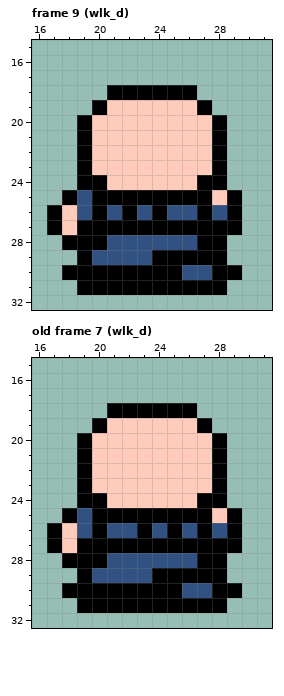
Two states of a pixel-art file, Entities/Skeleton/skeleton.aseprite. The picture above is the old version.
48x48 pixels, 13 frames. Shown: frame 9 (wlk_d): x 16..31, y 15..32; old frame 7 (wlk_d): x 16..31, y 15..32. The commit also changed other frames, which this record leaves out.
New version:
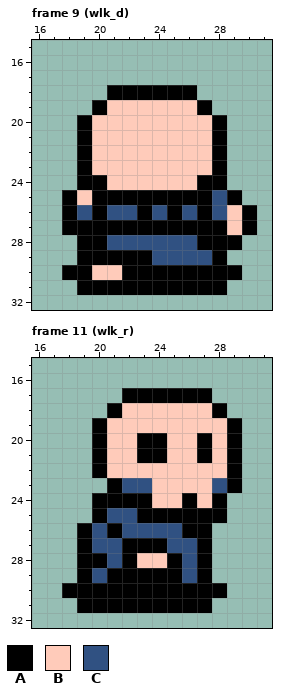
Palette (. is transparent): A #000000  B #ffcbba  C #305182
A new or re-ordered frame is compared with the old frame closest to it.
The exact change:
frames 13 -> 21
Frame 9 (wlk_d):
y 25: x 19 C -> B; x 28 B -> C
y 26: x 17..18 AB -> .A; x 22..25 ACAC -> CACA; x 29..30 A. -> BA
y 27: x 17..18 AB -> .A; x 29..30 A. -> BA
y 28: x 18 A -> .; x 29 . -> A
y 29: x 20..27 CCCCAAAA -> AAAACCCC
y 30: x 20..21 AA -> BB; x 26..27 CC -> AA
Frame 11 (wlk_r) is new; against old frame 7 (wlk_d):
y 17: x 22..27 ...... -> AAAAAA
y 18: x 22..28 AAAAA.. -> BBBBBBA
y 19: x 27..29 A.. -> BBA
y 20..21: x 19..20 AB -> .A; x 23..24 BB -> AA; x 27..29 BA. -> ABA
y 22: x 19..20 AB -> .A; x 28..29 A. -> BA
y 23: x 19..23 ABBBB -> ..ACC; x 28..29 A. -> CA
y 24: x 19 A -> .; x 21..23 BBB -> AAA; x 26..27 BA -> AB
y 25: x 18..19 AC -> ..; x 21..22 AA -> CC; x 28..29 BA -> A.
y 26: x 17..21 ABCAC -> ..ACA; x 23 A -> C; x 25..26 AC -> CA; x 28..29 CA -> ..
y 27: x 17..18 AB -> ..; x 20..21 AA -> CC; x 25..26 AA -> CC; x 28..29 AA -> ..
y 28: x 18 A -> .; x 22..25 CCCC -> ABBA; x 28 A -> .
y 29: x 21..23 CCC -> AAA; x 26 A -> C; x 28 A -> .
y 30: x 26..27 CC -> AA; x 29 A -> .
y 31: x 28 A -> .
Where, in picture pixels (left, top, right, bottom), the same in both pictures:
changed: (47, 190, 257, 280)
changed: (47, 388, 242, 613)
